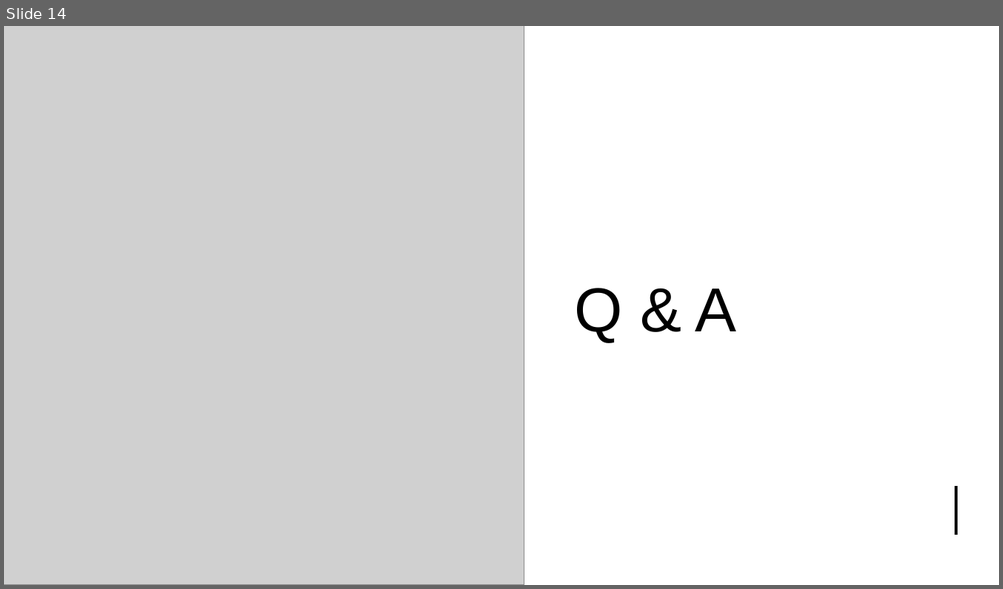
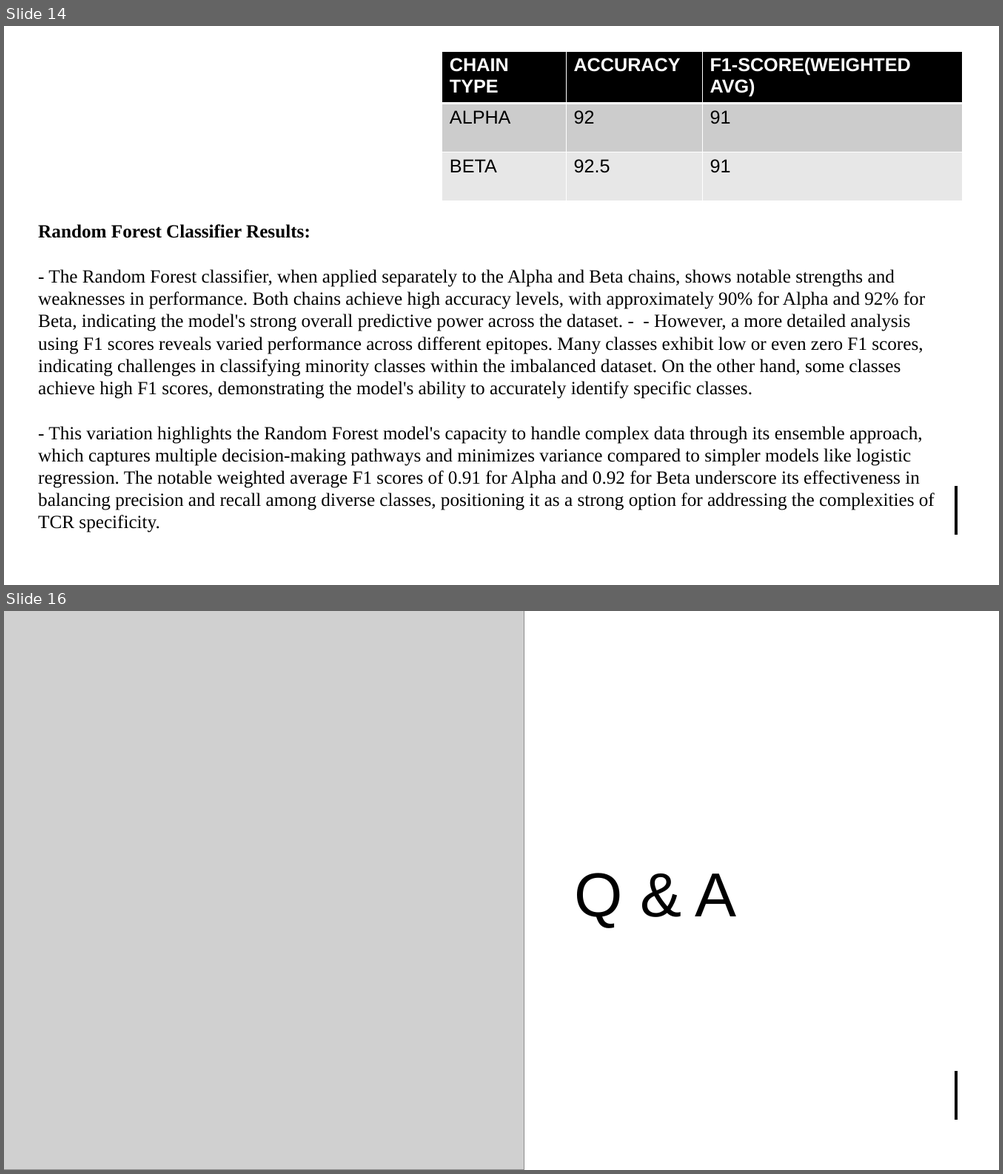
Before and after one commit to UoB-DSMP-2023-24/dsmp-2024-group4, a slide deck: summative presentation/Summative Oral Presentation-Group 4-5.pptx. Shown one above the other, each under a label of ours: slide 14 before the commit, slides 14 and 16 after it; the slides between them are not shown. The pictures are 1003x589 and 1003x1174 pixels, drawn with LibreOffice and Linux fonts; fonts in the diff are those of the drawing; grey boxes stand for pictures. Boxes give left, top, right and bottom in pixels: in the first picture for what was removed or moved away, otherwise in the second. Text is boxed around its words. In the diff, an @@ line names an element or a change of style, - is before the commit and + after.

```diff
--- a/summative presentation/Summative Oral Presentation-Group 4-5.pptx
+++ b/summative presentation/Summative Oral Presentation-Group 4-5.pptx
@@ slide 14 added at bbox=[4, 26, 999, 585], background #FFFFFF @@
@@ table added at bbox=[442, 51, 963, 198], 3 rows, 3 columns @@
+CHAIN TYPE | ACCURACY | F1-SCORE(WEIGHTED AVG)
+ALPHA | 92 | 91
+BETA | 92.5 | 91
@@ text added at bbox=[38, 224, 934, 533], 18 pt, text #000000 @@
+Random Forest Classifier Results:
+- The Random Forest classifier, when applied separately to the Alpha and Beta chains, shows notable strengths and weaknesses in performance. Both chains achieve high accuracy levels, with approximately 90% for Alpha and 92% for Beta, indicating the model's strong overall predictive power across the dataset. - - However, a more detailed analysis using F1 scores reveals varied performance across different epitopes. Many classes exhibit low or even zero F1 scores, indicating challenges in classifying minority classes within the imbalanced dataset. On the other hand, some classes achieve high F1 scores, demonstrating the model's ability to accurately identify specific classes.
+- This variation highlights the Random Forest model's capacity to handle complex data through its ensemble approach, which captures multiple decision-making pathways and minimizes variance compared to simpler models like logistic regression. The notable weighted average F1 scores of 0.91 for Alpha and 0.92 for Beta underscore its effectiveness in balancing precision and recall among diverse classes, positioning it as a strong option for addressing the complexities of TCR specificity.
@@ line added from (956, 486) to (956, 535), #000000 3 pt @@
@@ what was slide 14 is now slide 16 @@
```
Also in this commit, not shown: 3 slides changed, 1 other slide added.
